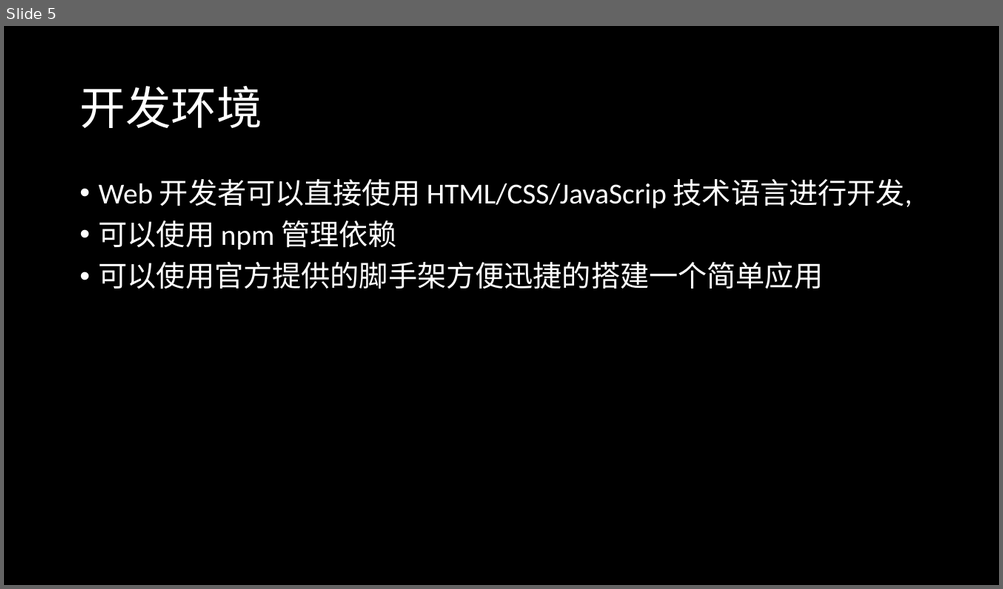
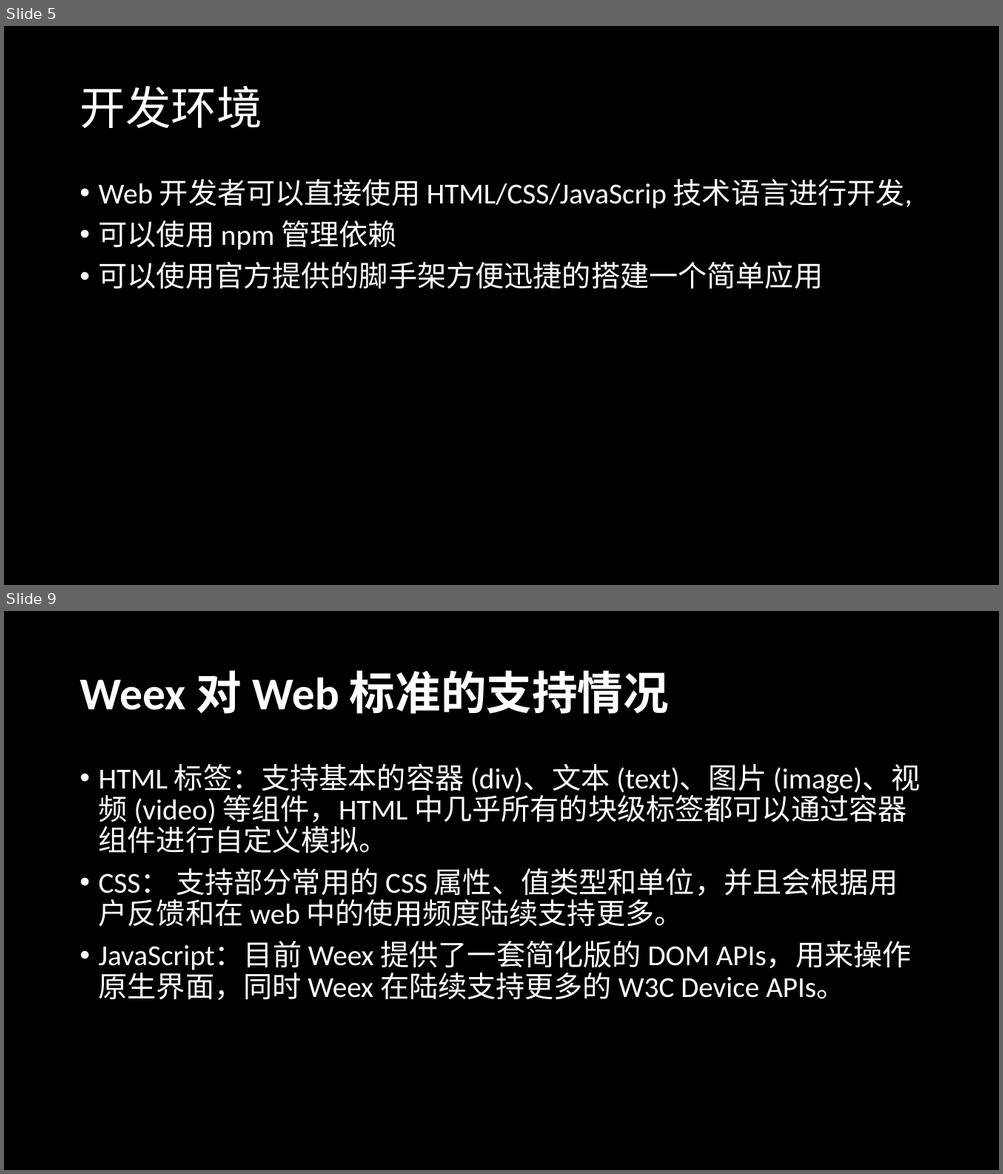
Before and after one commit to radiofly19841018/demo-weex, a slide deck: ppt/演示文稿1.pptx. Shown one above the other, each under a label of ours: slide 5 before the commit, slides 5 and 9 after it; the slides between them are not shown. The pictures are 1003x589 and 1003x1174 pixels, drawn with LibreOffice and Linux fonts; fonts in the diff are those of the drawing. Boxes give left, top, right and bottom in pixels: in the first picture for what was removed or moved away, otherwise in the second. Text is boxed around its words. In the diff, an @@ line names an element or a change of style, - is before the commit and + after.

```diff
--- a/ppt/演示文稿1.pptx
+++ b/ppt/演示文稿1.pptx
@@ slide 9 added at box(4, 611, 999, 1170), background #000000 @@
@@ title added at box(79, 670, 669, 714), 44 pt, text #FFFFFF, bold @@
+Weex 对 Web 标准的支持情况
@@ text added at box(99, 764, 920, 1000), 28 pt, text #FFFFFF @@
+• HTML 标签：支持基本的容器 (div)、文本 (text)、图片 (image)、视频 (video) 等组件，HTML 中几乎所有的块级标签都可以通过容器组件进行自定义模拟。
+• CSS： 支持部分常用的 CSS 属性、值类型和单位，并且会根据用户反馈和在 web 中的使用频度陆续支持更多。
+• JavaScript：目前 Weex 提供了一套简化版的 DOM APIs，用来操作原生界面，同时 Weex 在陆续支持更多的 W3C Device APIs。
```
Also in this commit, not shown: 1 slide changed, 5 other slides added, 2 slides removed.
